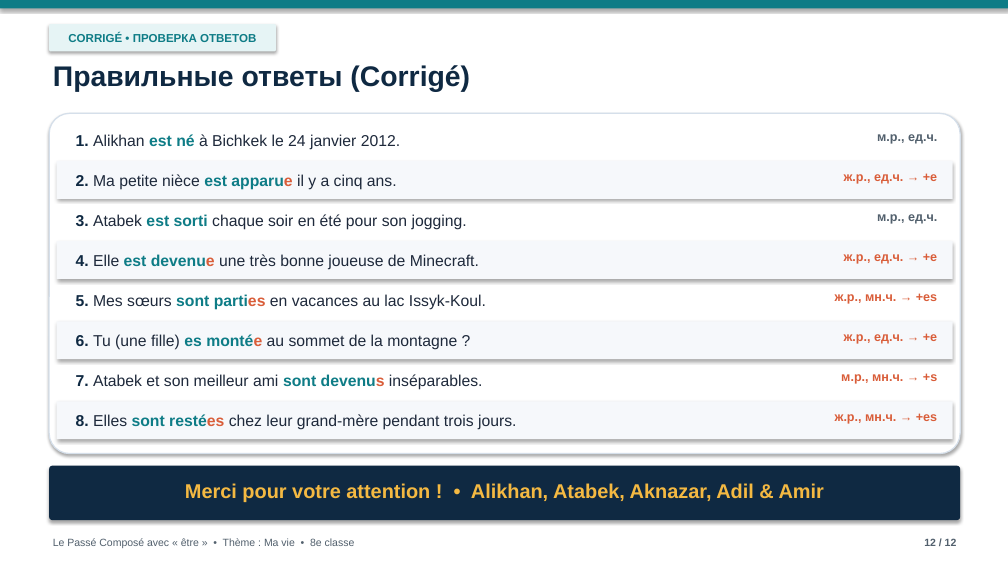
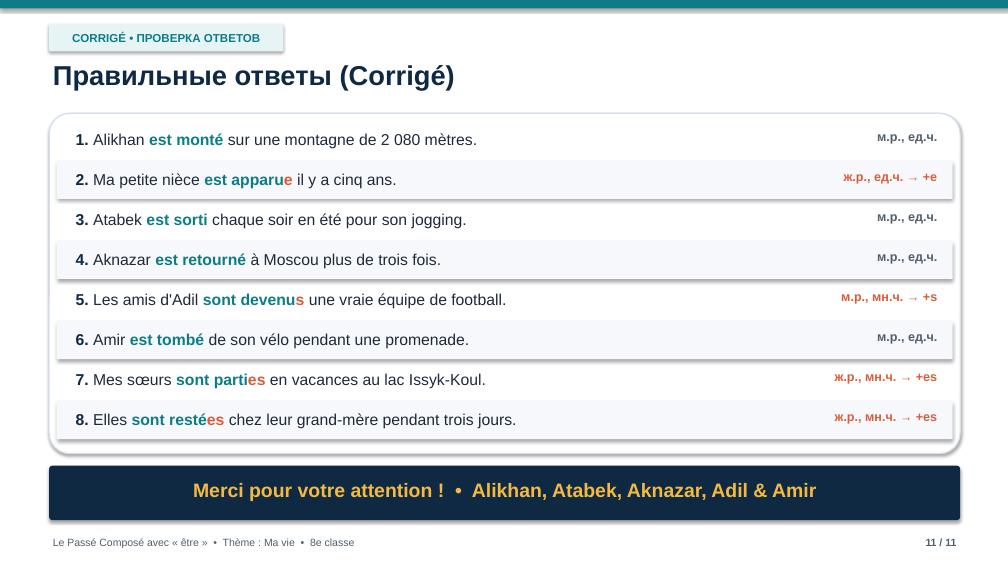
Before and after one commit to graz1p777dev/ma-vie-presentation, a slide deck: slide 11 of Ma_vie_Passe_Compose.pptx (slide 12 before the commit). Drawn at 1008x567 pixels with LibreOffice and Linux fonts; fonts in the diff are those of the drawing; background and template pictures are left out. Boxes give left, top, right and bottom in pixels: in the first picture for what was removed or moved away, otherwise in the second. Text is boxed around its words. In the diff, an @@ line names an element or a change of style, - is before the commit and + after.

Commit message:
Include all facts on Alikhan's slide (doctor/programmer/niece/Issyk-Kul) and unify all 5 member slides

```diff
--- a/Ma_vie_Passe_Compose.pptx
+++ b/Ma_vie_Passe_Compose.pptx
@@ rounded rectangle "CORRIGÉ • ПРОВЕРКА ОТВЕТОВ": place and size @@
-rounded rectangle "CORRIGÉ • ПРОВЕРКА ОТВЕТОВ" at box(49, 24, 276, 51)
+rounded rectangle "CORRIGÉ • ПРОВЕРКА ОТВЕТОВ" at box(49, 24, 284, 51)
@@ text "Правильные ответы (Corrigé)" at box(53, 65, 455, 90): size 27 to 26 pt @@
@@ text at box(76, 133, 477, 149): text changed @@
-1. Alikhan est né à Bichkek le 24 janvier 2012.
+1. Alikhan est monté sur une montagne de 2 080 mètres.
@@ text at box(76, 253, 441, 269): text changed @@
-4. Elle est devenue une très bonne joueuse de Minecraft.
+4. Aknazar est retourné à Moscou plus de trois fois.
@@ text at box(877, 254, 937, 264): text changed; text colour #D95D39 to #52606D @@
-ж.р., ед.ч. → +e
+м.р., ед.ч.
@@ text at box(76, 293, 506, 309): text changed @@
-5. Mes sœurs sont parties en vacances au lac Issyk-Koul.
+5. Les amis d'Adil sont devenus une vraie équipe de football.
@@ text at box(841, 293, 937, 304): text changed @@
-ж.р., мн.ч. → +es
+м.р., мн.ч. → +s
@@ text at box(76, 333, 469, 349): text changed @@
-6. Tu (une fille) es montée au sommet de la montagne ?
+6. Amir est tombé de son vélo pendant une promenade.
@@ text at box(877, 334, 937, 344): text changed; text colour #D95D39 to #52606D @@
-ж.р., ед.ч. → +e
+м.р., ед.ч.
@@ text at box(76, 373, 486, 389): text changed @@
-7. Atabek et son meilleur ami sont devenus inséparables.
+7. Mes sœurs sont parties en vacances au lac Issyk-Koul.
@@ text at box(835, 373, 937, 384): text changed @@
-м.р., мн.ч. → +s
+ж.р., мн.ч. → +es
@@ text "Merci pour votre attention ! ..." at box(193, 483, 816, 501): size 19 to 18.5 pt @@
@@ text at box(926, 539, 956, 546): text changed @@
-12 / 12
+11 / 11
```
Also in this commit, not shown: 10 other slides changed, 1 slide removed, 2 other files.
